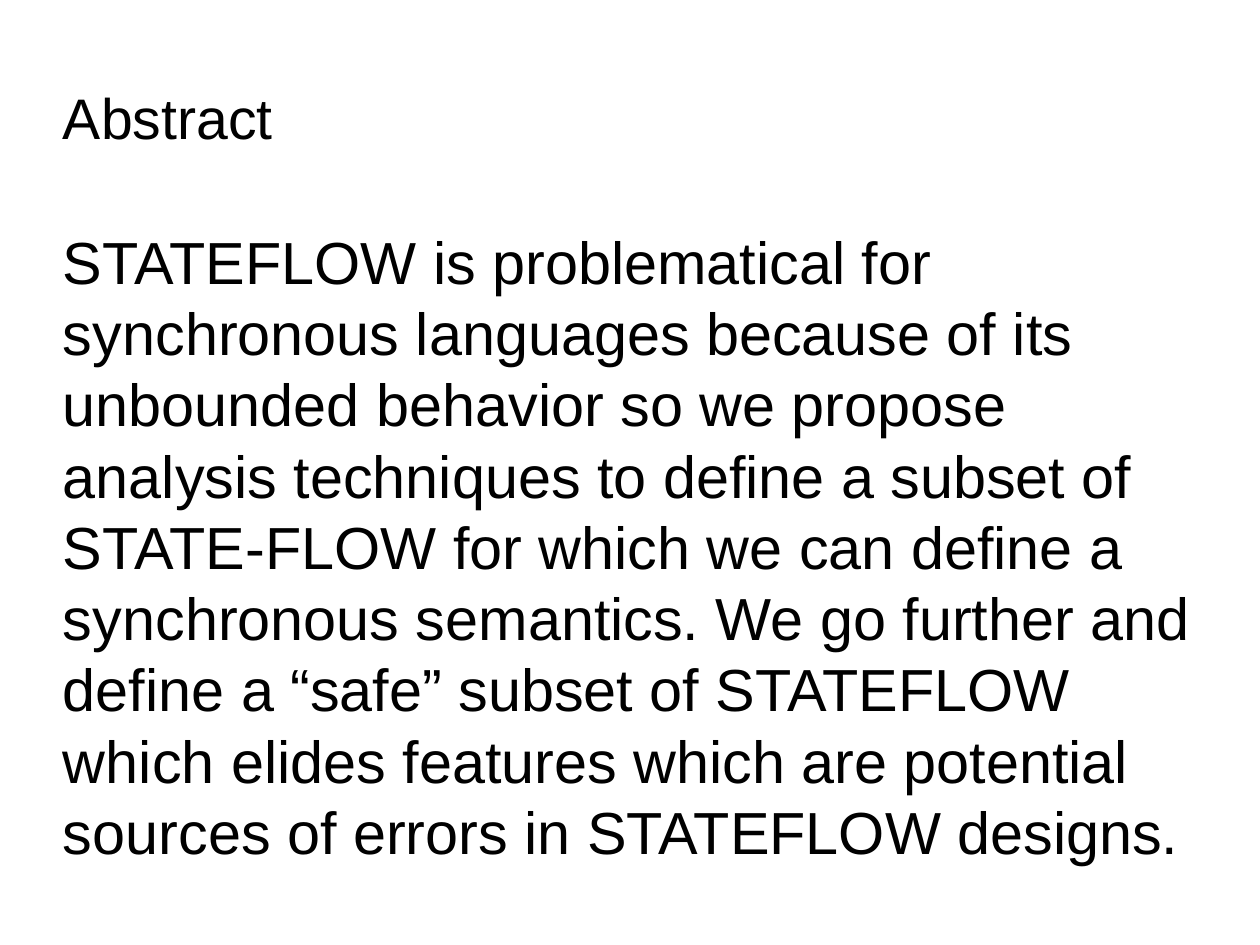
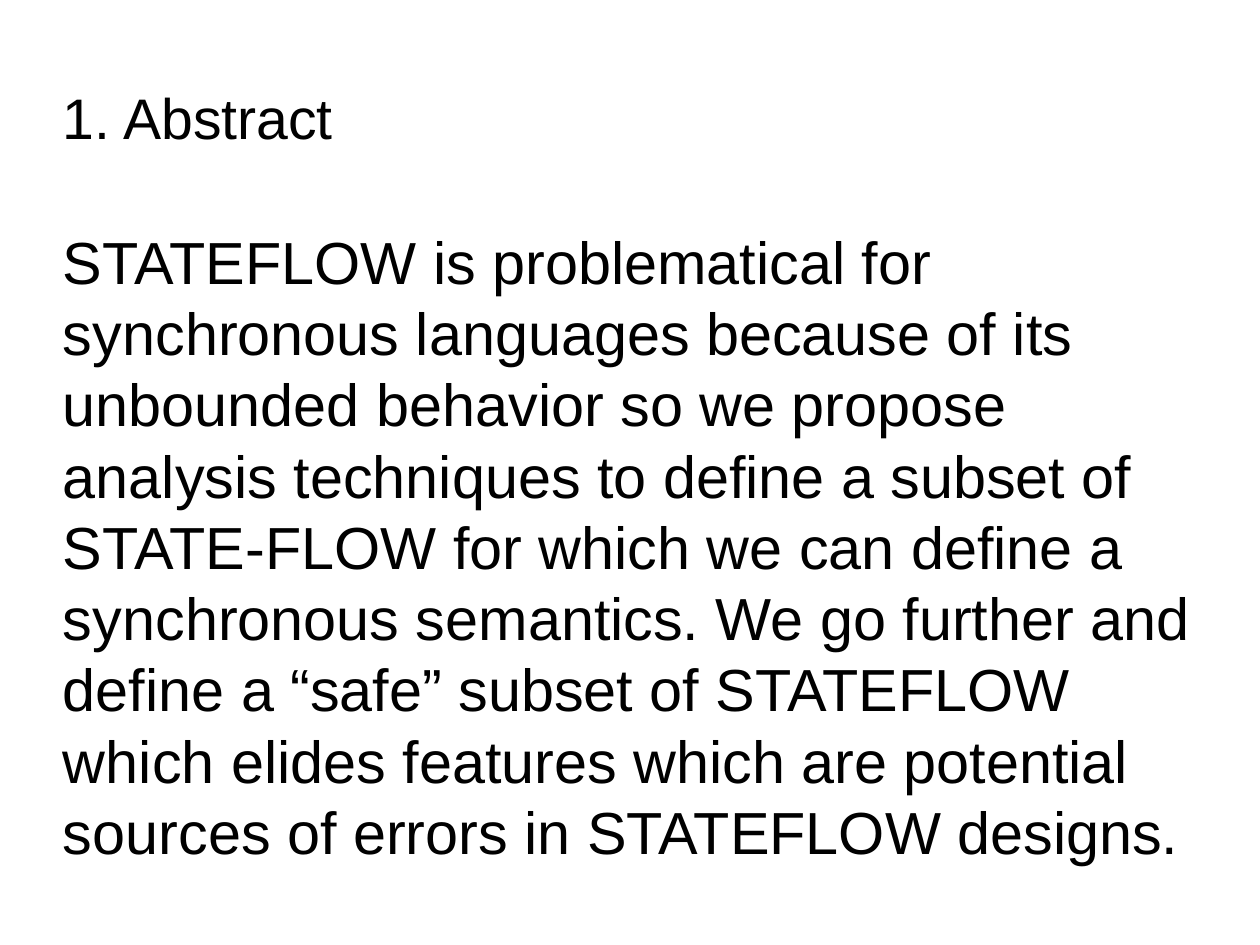
Before and after one commit to hbourbouh/stateflow2Lustre-automaton, a slide deck: slide 3 of reports/presentation_Verimag.odp (slide 2 before the commit). Drawn at 1260x945 pixels with LibreOffice and Linux fonts; fonts in the diff are those of the drawing; background and template pictures are left out. Boxes give left, top, right and bottom in pixels: in the first picture for what was removed or moved away, otherwise in the second. Text is boxed around its words. In the diff, an @@ line names an element or a change of style, - is before the commit and + after.

```diff
--- a/reports/presentation_Verimag.odp
+++ b/reports/presentation_Verimag.odp
@@ title at (63, 97, 332, 140): text changed @@
-Abstract
+1. Abstract
```
Also in this commit, not shown: 2 other slides changed, 15 slides added, 4 slides removed, 10 other files.
